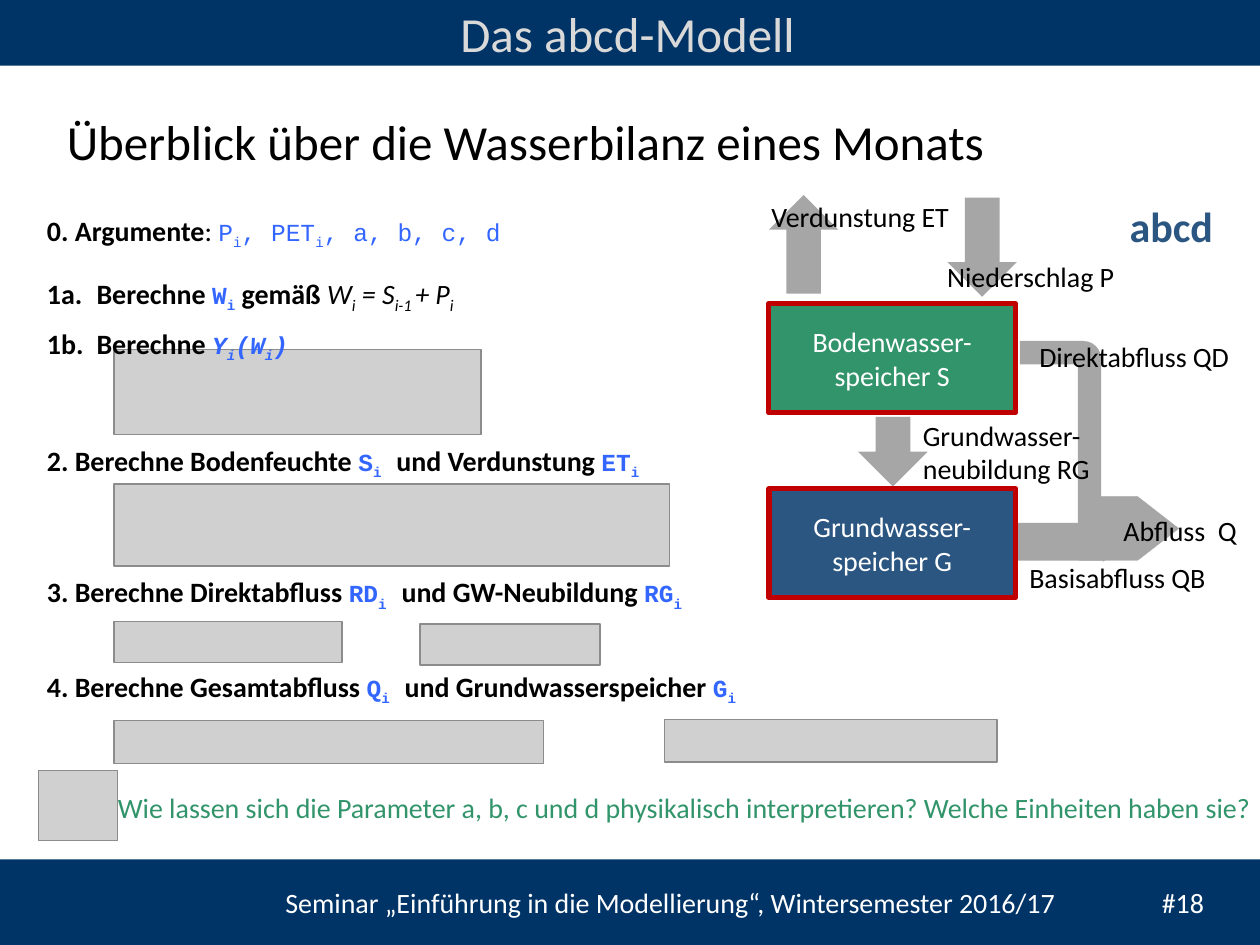
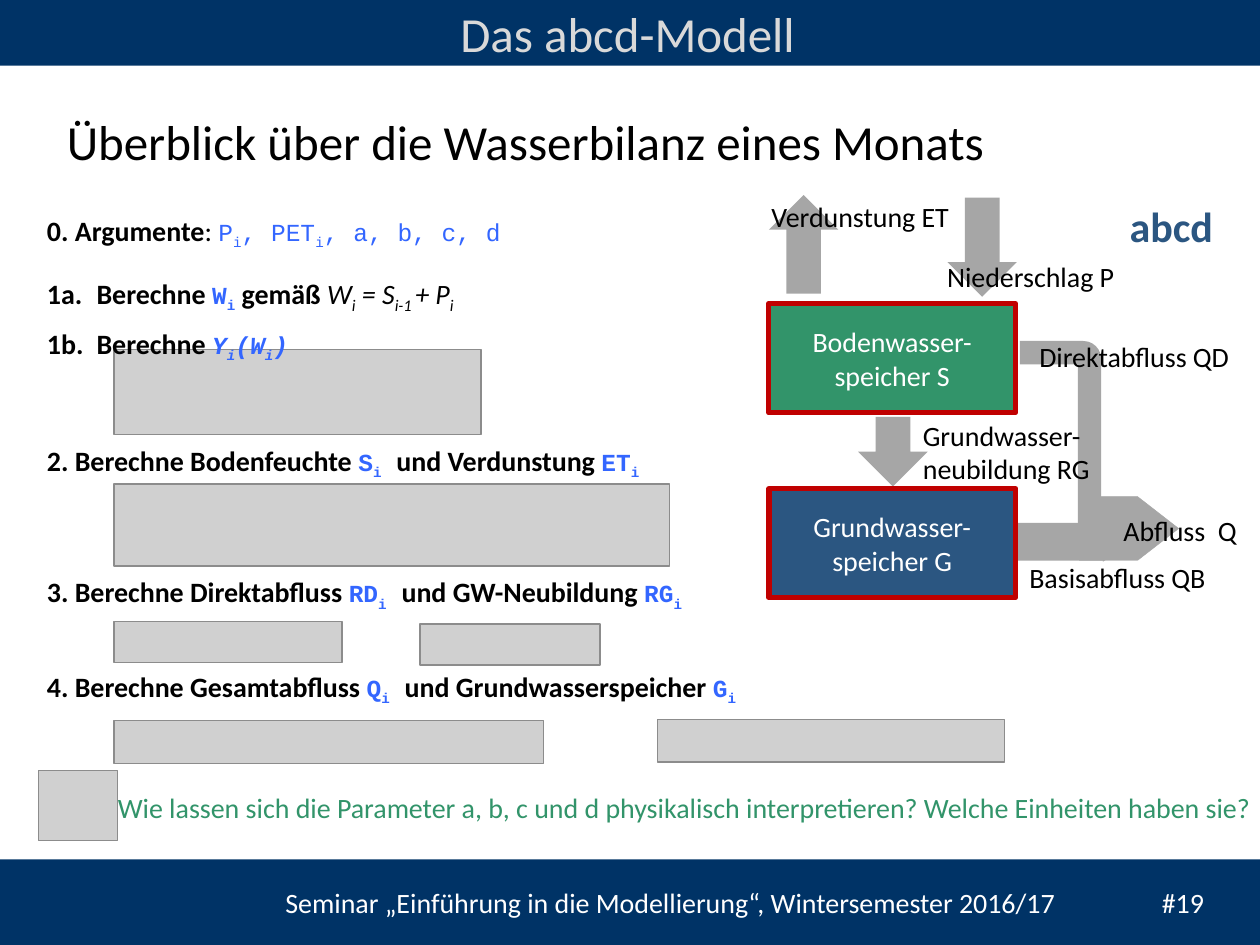
Before and after one commit to TillF/Einf_Modellierung, a slide deck: slide 19 of Termin_5/folien/UebungModellierung#5.pptx (slide 18 before the commit). Drawn at 1260x945 pixels with LibreOffice and Linux fonts; fonts in the diff are those of the drawing; grey boxes stand for pictures; background and template pictures are left out. Boxes give left, top, right and bottom in pixels: in the first picture for what was removed or moved away, otherwise in the second. Text is boxed around its words. In the diff, an @@ line names an element or a change of style, - is before the commit and + after.

```diff
--- a/Termin_5/folien/UebungModellierung#5.pptx
+++ b/Termin_5/folien/UebungModellierung#5.pptx
@@ picture: place and size @@
-picture at [664, 719, 997, 762]
+picture at [658, 719, 1004, 762]
@@ text at [285, 893, 1204, 918]: text changed @@
-Seminar „Einführung in die Modellierung“, Wintersemester 2016/17 #18
+Seminar „Einführung in die Modellierung“, Wintersemester 2016/17 #19
```
Also in this commit, not shown: 3 other slides changed, 2 slides added, 1 slide removed, 23 other files.
